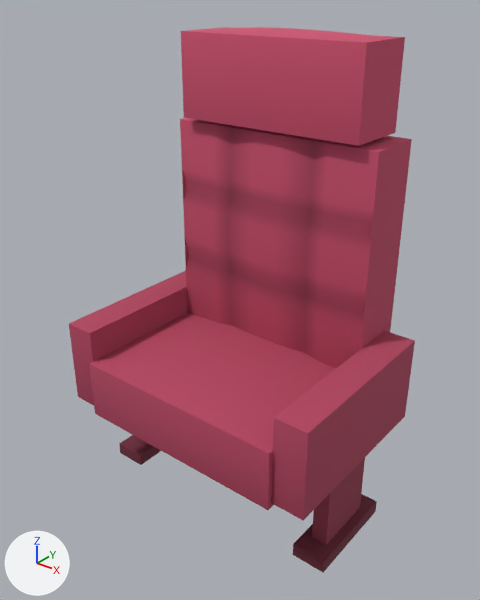
Before and after pictures for a commit that changed the glTF model frontend/public/models/seats/standard_lod0.glb.
Rendered twice from a camera (50 mm lens) standing at (1.56, -1.95, 2.17) and looking at (0.01, -0.02, 0.97). The lights are fixed; the arrows at lower left show +X, +Y and +Z. The older version comes first. Vertices at exactly the same position are counted once.

Names of what the first picture shows: 'StandardSeat_LOD0'.
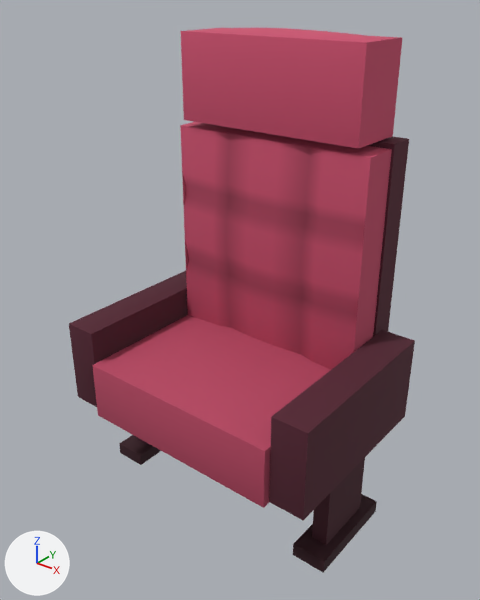
The change, as a diff of the scene's bpy script:
```diff
--- a/frontend/public/models/seats/standard_lod0.glb.py
+++ b/frontend/public/models/seats/standard_lod0.glb.py
@@ me_standardseat_lod0_mesh @@
 # used by ob_standardseat_lod0; location = (0.0, 0.0, 0.0)
-me_standardseat_lod0_mesh.from_pydata(...)  # 2948 vertices, 5744 faces; spans x -0.62..0.62, y -0.46..0.44, z 0.0..2.0
+me_standardseat_lod0_mesh.from_pydata(...)  # 3710 vertices, 7264 faces; spans x -0.62..0.62, y -0.46..0.44, z 0.0..2.0
+# me_standardseat_lod0_mesh part 1: a new loose piece of 782 vertices spanning x -0.46..0.46, y 0.12..0.32, z 0.65..1.6, in mat_standardcinemafabric
+# me_standardseat_lod0_mesh part 2: 1616 vertices moved from x -0.53..0.53, y -0.46..0.44, z 0.42..2.0 to x -0.52..0.52, y -0.46..0.44, z 0.42..2.0; 473 vertices removed from x -0.6..0.6, y -0.32..0.44, z 0.42..1.62; 453 vertices added at x -0.58..0.58, y -0.32..0.44, z 0.42..1.62
+# me_standardseat_lod0_mesh part 3: 3735 kept faces spanning x -0.62..0.62, y -0.46..0.44, z 0.0..1.62 get new vertex colours; the middle colour goes from light grey #d7d7d7 to grey #666971
 me_standardseat_lod0_mesh.materials.append(mat_standardcinemafabric)
```

Changed parts and their boxes [x1, y1, x2, y2] in the pictures (480 x 600 px; the box of a moved part takes in the faces that stretch with it):
'StandardSeat_LOD0', reshaped
    before: [69, 27, 415, 572]
    after: [69, 28, 415, 572]
part 1 of me_standardseat_lod0_mesh, added
    after: [180, 122, 392, 370]
part 2 of me_standardseat_lod0_mesh, moved or reshaped
    before: [180, 27, 405, 373]
    after: [182, 28, 406, 374]
part 3 of me_standardseat_lod0_mesh, recoloured (darker)
    before: [69, 120, 415, 572]
    after: [69, 137, 415, 572]
